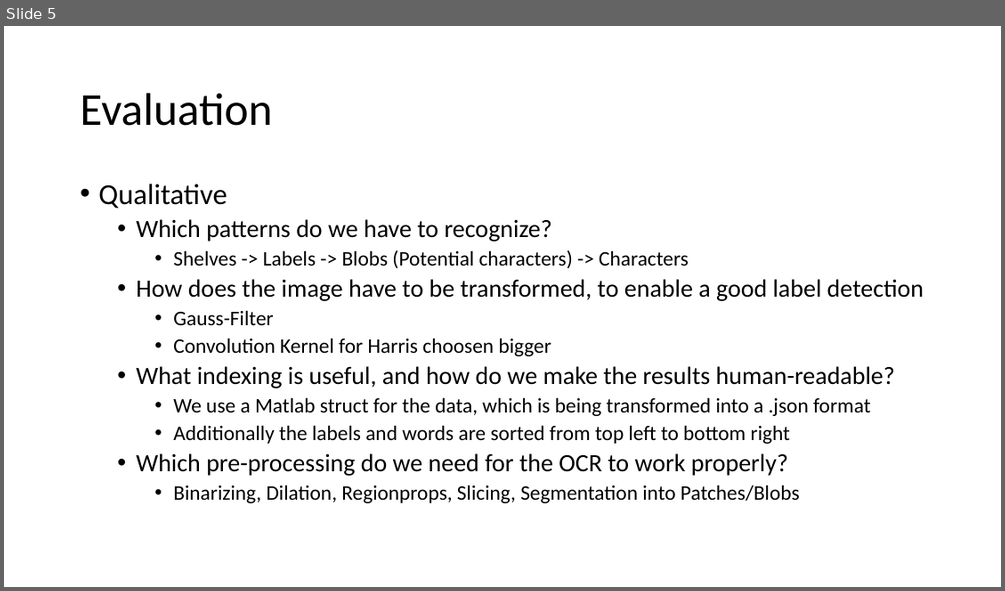
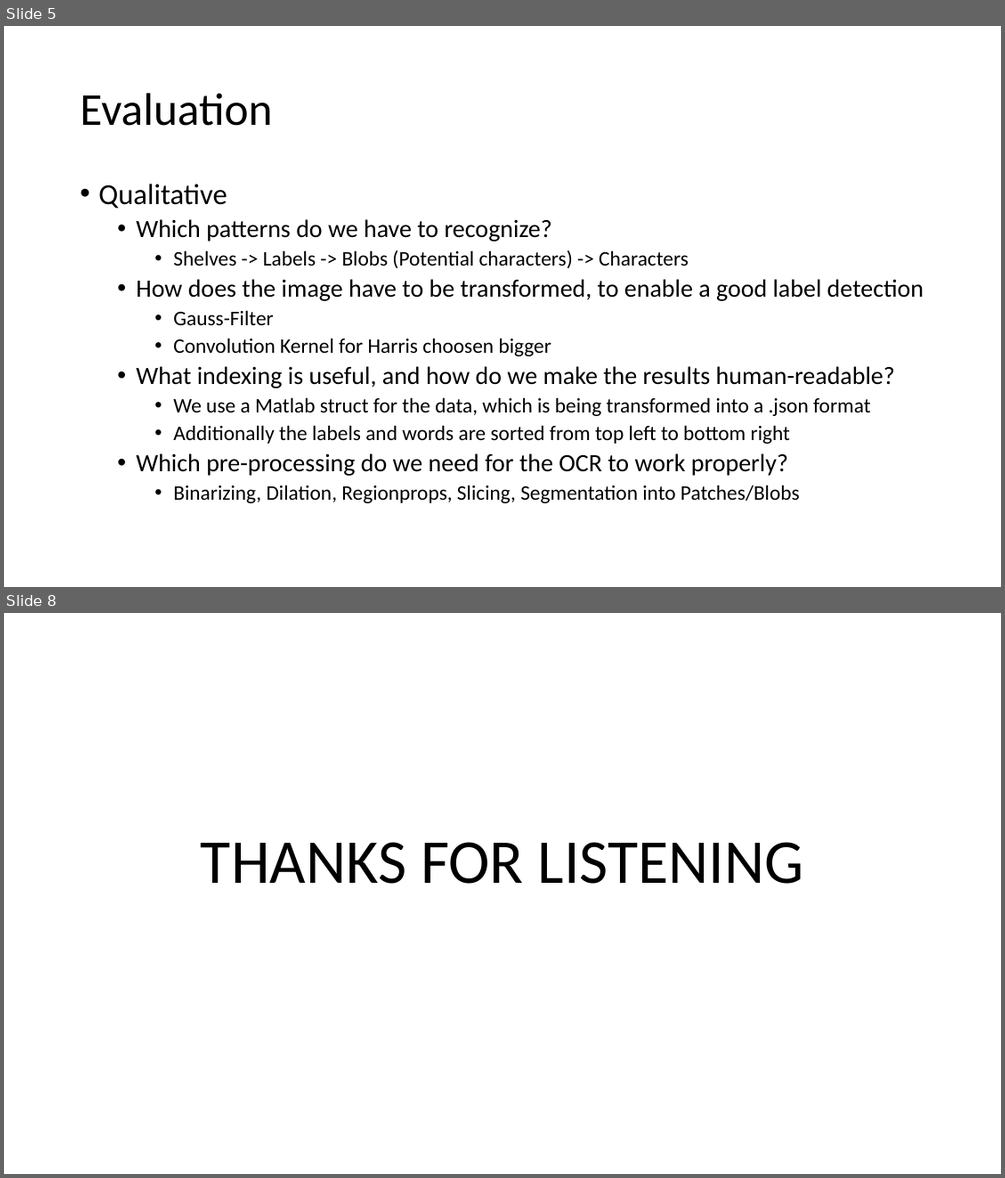
Before and after one commit to vucenovic/lib-indexer, a slide deck: final/Endpräsentation_C3.pptx. Shown one above the other, each under a label of ours: slide 5 before the commit, slides 5 and 8 after it; the slides between them are not shown. The pictures are 1005x591 and 1005x1178 pixels, drawn with LibreOffice and Linux fonts; fonts in the diff are those of the drawing. Boxes give left, top, right and bottom in pixels: in the first picture for what was removed or moved away, otherwise in the second. Text is boxed around its words. In the diff, an @@ line names an element or a change of style, - is before the commit and + after.

```diff
--- a/final/Endpräsentation_C3.pptx
+++ b/final/Endpräsentation_C3.pptx
@@ slide 8 added at box(4, 613, 1001, 1174), background #FFFFFF @@
@@ title added at box(201, 842, 804, 884), 60 pt, text #000000 @@
+THANKS FOR LISTENING
```
Also in this commit, not shown: 1 slide changed, 1 other slide added.
